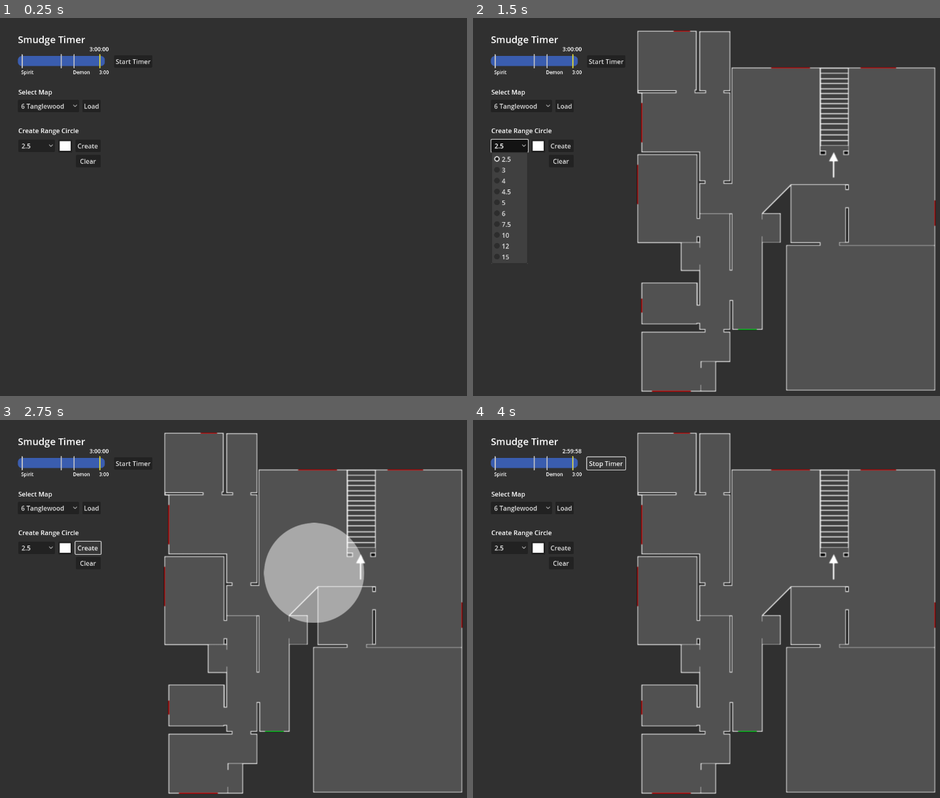
Above: before the commit, frames 1-4 (two rows, left to right).
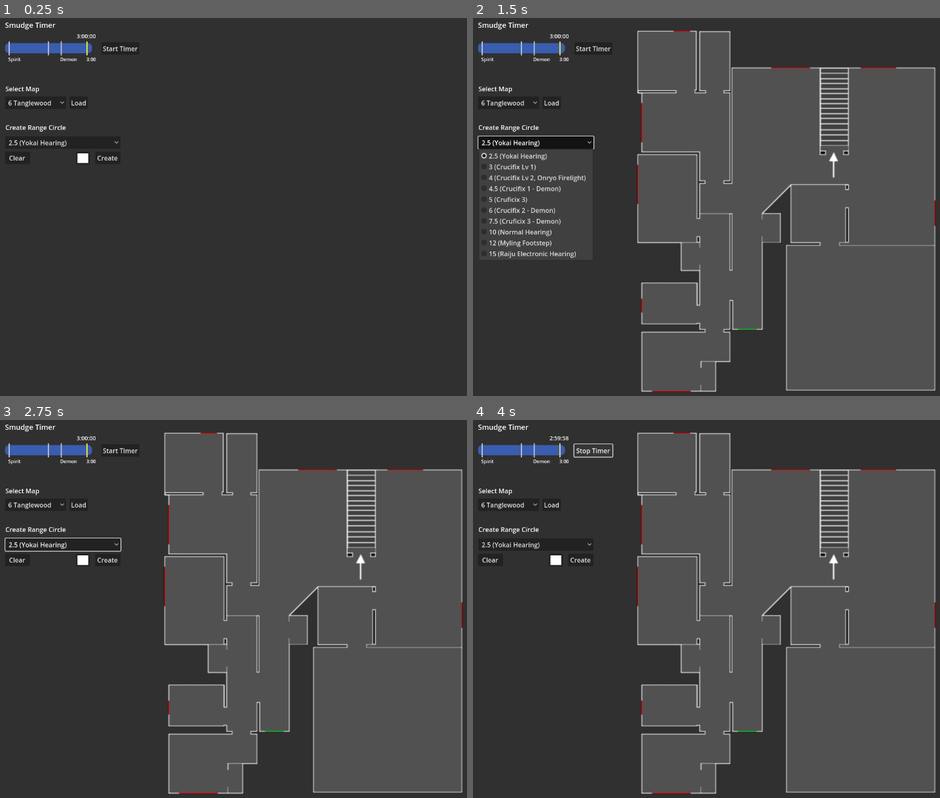
Above: after the commit, the same moments.

Repository: Mayfieldtechnologies/Phasmophobia_Utility
Game: Godot game, scene res://Scenes/UI_Scenes/main.tscn
The game is run twice, just before and just after one commit, with the same random seed, the same clock (stepped at 60 frames per second) and the same inputs.
Inputs:
- Up to frame 1 (0.25 s): no input
- Up to frame 2 (1.5 s): click "Load" at 0.5 s; click "2.5" (after the commit: "2.5 (Yokai Hearing)") at 1.25 s
- Up to frame 3 (2.75 s): click "Create" at 2 s
- Up to frame 4 (4 s): click "Clear" at 2.75 s; click "Start Timer" at 3.5 s

The runs differ from the first frame. In frame 1, 2.2% of the frame differs, in the area x 1-33%, y 1-39%; in frame 2, 3.9%; in frame 3, 6.8%, in the area x 0-79%, y 1-54%; in frame 4, 2.3%.

Commit message:
More UI Updates

Diff:
--- a/Scenes/UI_Scenes/Scripts/Timer_new.gd
+++ b/Scenes/UI_Scenes/Scripts/Timer_new.gd
@@ -4,7 +4,6 @@
 # Get Timer
 @onready var CountdownTimer = $timerCountdown
 var timeCompare
-var timeNow
 
 # Frame Calculation
 var timeStart = 180.0
@@ -84,20 +83,13 @@
 func _on_button_pressed():
 	CountdownTimer.start()
 
-
 	startTimer = !startTimer
 	if startTimer == true:
-		NodeTimeIndicator.position.x = xStart
-		currTime = timeStart
-		timeNow = currTime
-		NodeStartButton.text = "Stop Timer"
-		NodeGhostTimerEnded.text = ""
-		currGhost = "Demon"
-		currBreakpoint = dictGhosts[currGhost]
+		ResetTimer()
 	else:
 		NodeStartButton.text = "Start Timer"
 
-func _process(delta):
+func _process(_delta):
 	if startTimer == true:
 
 		timeCompare = currTime
@@ -111,29 +103,29 @@
 		if currTime > 0:
 			NodeTimeIndicator.global_position.x = xEnd + (currTime/timeStart)*TotalDistance
 
-func checkTime(currSecond):
-	if currSecond == currBreakpoint + 12:
+func checkTime(currCheck):
+	if currCheck == currBreakpoint + 12:
 		TimerAudio.stream = dictSounds["start_"+currGhost]
 		TimerAudio.play()
-	elif currSecond == currBreakpoint + 10:
+	elif currCheck == currBreakpoint + 10:
 		TimerAudio.stream = count_10
 		TimerAudio.play()
-	elif currSecond == currBreakpoint + 5:
+	elif currCheck == currBreakpoint + 5:
 		TimerAudio.stream = count_5
 		TimerAudio.play()
-	elif currSecond == currBreakpoint + 4:
+	elif currCheck == currBreakpoint + 4:
 		TimerAudio.stream = count_4
 		TimerAudio.play()
-	elif currSecond == currBreakpoint + 3:
+	elif currCheck == currBreakpoint + 3:
 		TimerAudio.stream = count_3
 		TimerAudio.play()
-	elif currSecond == currBreakpoint + 2:
+	elif currCheck == currBreakpoint + 2:
 		TimerAudio.stream = count_2
 		TimerAudio.play()
-	elif currSecond == currBreakpoint + 1:
+	elif currCheck == currBreakpoint + 1:
 		TimerAudio.stream = count_1
 		TimerAudio.play()
-	elif currSecond == currBreakpoint:
+	elif currCheck == currBreakpoint:
 			print(currGhost + " Breakpoint")
 			NodeGhostTimerEnded.text = currGhost + " Timer Ended"
 
@@ -147,6 +139,7 @@
 			currBreakpoint = dictGhosts[currGhost]
 
 func UpdateTimeString():
+	# Parse Min, Sec, MS from seconds
 	currMin = abs(int(currTime / 60))
 	currSecond = abs(int(currTime) % 60)
 	currMS = abs(int((currTime - int(currTime)) * 1000))
@@ -158,3 +151,18 @@
 	currTimeString = negativestring + str(currMin).pad_zeros(1) + ":" + str(currSecond).pad_zeros(2) + ":" + str(currMS).left(2)
 
 	NodeTimeCurrent.text = currTimeString
+
+func ResetTimer():
+	# Reset Time Indicator
+	NodeTimeIndicator.position.x = xStart
+
+	# Reset currTime
+	currTime = timeStart
+
+	# Reset Labels
+	NodeStartButton.text = "Stop Timer"
+	NodeGhostTimerEnded.text = ""
+
+	# Reset Ghost Reference
+	currGhost = "Demon"
+	currBreakpoint = dictGhosts[currGhost]
--- a/Scenes/UI_Scenes/Timer.tscn
+++ b/Scenes/UI_Scenes/Timer.tscn
@@ -7,7 +7,7 @@
 [ext_resource type="Texture2D" uid="uid://bw7pr5640layh" path="res://Scenes/UI_Scenes/Sprites/TimePlaceholder.png" id="3_rfde4"]
 
 [sub_resource type="LabelSettings" id="LabelSettings_2vvqo"]
-font_size = 24
+font_size = 18
 
 [node name="CountdownTimer" type="Control"]
 layout_mode = 3
@@ -20,8 +20,8 @@
 
 [node name="SmudgeTimerHeader" type="Label" parent="."]
 layout_mode = 0
-offset_right = 167.0
-offset_bottom = 34.0
+offset_right = 126.0
+offset_bottom = 26.0
 text = "Smudge Timer"
 label_settings = SubResource("LabelSettings_2vvqo")
 
--- a/Scenes/UI_Scenes/main.tscn
+++ b/Scenes/UI_Scenes/main.tscn
@@ -13,10 +13,10 @@
 [node name="MapSelect" type="Node" parent="."]
 
 [node name="MapDropdownButton" type="OptionButton" parent="MapSelect"]
-offset_left = 64.0
-offset_top = 223.0
-offset_right = 216.0
-offset_bottom = 254.0
+offset_left = 32.0
+offset_top = 215.0
+offset_right = 184.0
+offset_bottom = 246.0
 item_count = 1
 selected = 0
 popup/item_0/text = "6 Tanglewood"
@@ -24,83 +24,83 @@
 metadata/_edit_use_anchors_ = true
 
 [node name="MapLoad" type="Button" parent="MapSelect"]
-offset_left = 224.0
-offset_top = 223.0
-offset_right = 270.0
-offset_bottom = 254.0
+offset_left = 192.0
+offset_top = 215.0
+offset_right = 238.0
+offset_bottom = 246.0
 text = "Load"
 script = ExtResource("1_hxip5")
 metadata/_edit_use_anchors_ = true
 
 [node name="MapSelectHeader" type="RichTextLabel" parent="MapSelect"]
-offset_left = 65.0
-offset_top = 192.0
-offset_right = 159.0
-offset_bottom = 219.0
+offset_left = 33.0
+offset_top = 184.0
+offset_right = 127.0
+offset_bottom = 211.0
 text = "Select Map"
 metadata/_edit_use_anchors_ = true
 
 [node name="RangeSelect" type="Node" parent="."]
 
 [node name="RangeDropdown" type="OptionButton" parent="RangeSelect"]
-offset_left = 65.0
-offset_top = 322.0
-offset_right = 156.0
-offset_bottom = 353.0
+offset_left = 33.0
+offset_top = 314.0
+offset_right = 319.0
+offset_bottom = 345.0
 item_count = 10
 selected = 0
-popup/item_0/text = "2.5"
+popup/item_0/text = "2.5 (Yokai Hearing)"
 popup/item_0/id = 0
-popup/item_1/text = "3"
+popup/item_1/text = "3 (Crucifix Lv 1)"
 popup/item_1/id = 1
-popup/item_2/text = "4"
+popup/item_2/text = "4 (Crucifix Lv 2, Onryo Firelight)"
 popup/item_2/id = 2
-popup/item_3/text = "4.5"
+popup/item_3/text = "4.5 (Crucifix 1 - Demon)"
 popup/item_3/id = 3
-popup/item_4/text = "5"
+popup/item_4/text = "5 (Cruficix 3)"
 popup/item_4/id = 4
-popup/item_5/text = "6"
+popup/item_5/text = "6 (Crucifix 2 - Demon)"
 popup/item_5/id = 5
-popup/item_6/text = "7.5"
+popup/item_6/text = "7.5 (Cruficix 3 - Demon)"
 popup/item_6/id = 6
-popup/item_7/text = "10"
+popup/item_7/text = "10 (Normal Hearing)"
 popup/item_7/id = 7
-popup/item_8/text = "12"
+popup/item_8/text = "12 (Myling Footstep)"
 popup/item_8/id = 8
-popup/item_9/text = "15"
+popup/item_9/text = "15 (Raiju Electronic Hearing)"
 popup/item_9/id = 9
 metadata/_edit_use_anchors_ = true
 
+[node name="RangeSelectHeader" type="RichTextLabel" parent="RangeSelect"]
+offset_left = 33.0
+offset_top = 280.0
+offset_right = 189.0
+offset_bottom = 308.0
+text = "Create Range Circle"
+metadata/_edit_use_anchors_ = true
+
 [node name="RangeCreate" type="Button" parent="RangeSelect"]
-offset_left = 207.0
-offset_top = 322.0
-offset_right = 270.0
-offset_bottom = 353.0
+offset_left = 256.0
+offset_top = 352.0
+offset_right = 319.0
+offset_bottom = 383.0
 text = "Create"
 script = ExtResource("3_0a2ed")
 metadata/_edit_use_anchors_ = true
 
-[node name="RangeSelectHeader" type="RichTextLabel" parent="RangeSelect"]
-offset_left = 65.0
-offset_top = 288.0
-offset_right = 221.0
-offset_bottom = 316.0
-text = "Create Range Circle"
-metadata/_edit_use_anchors_ = true
-
 [node name="RangeColor" type="ColorPickerButton" parent="RangeSelect"]
-offset_left = 164.0
-offset_top = 322.0
-offset_right = 199.0
-offset_bottom = 354.0
+offset_left = 208.0
+offset_top = 352.0
+offset_right = 243.0
+offset_bottom = 384.0
 color = Color(1, 1, 1, 1)
 metadata/_edit_use_anchors_ = true
 
 [node name="RangeClear" type="Button" parent="RangeSelect"]
-offset_left = 208.0
-offset_top = 360.0
-offset_right = 270.0
-offset_bottom = 391.0
+offset_left = 32.0
+offset_top = 352.0
+offset_right = 94.0
+offset_bottom = 383.0
 text = "Clear"
 script = ExtResource("3_ccbbd")
 metadata/_edit_use_anchors_ = true
@@ -119,10 +119,10 @@
 metadata/_edit_lock_ = true
 
 [node name="CountdownTimer" parent="." instance=ExtResource("6_3hylg")]
-offset_left = 64.0
-offset_top = 56.0
-offset_right = 64.0
-offset_bottom = 56.0
+offset_left = 32.0
+offset_top = 24.0
+offset_right = 32.0
+offset_bottom = 24.0
 
 [node name="locMapSpawn" type="Node" parent="."]
 metadata/global_position = Vector2(800, 500)
--- a/_scripts/New_Range_Create.gd
+++ b/_scripts/New_Range_Create.gd
@@ -23,34 +23,34 @@
 
 @onready var dictScene = {
 	"1": "res://Scenes/Distance_Scenes/1m.tscn",
-	"2.5": "res://Scenes/Distance_Scenes/2.5m.tscn",
-	"3": "res://Scenes/Distance_Scenes/3m.tscn",
-	"4": "res://Scenes/Distance_Scenes/4m.tscn",
-	"4.5": "res://Scenes/Distance_Scenes/4_5m.tscn",
-	"5": "res://Scenes/Distance_Scenes/5m.tscn",
-	"6": "res://Scenes/Distance_Scenes/6m.tscn",
-	"7.5": "res://Scenes/Distance_Scenes/7_5m.tscn",
-	"10": "res://Scenes/Distance_Scenes/10m.tscn",
-	"12": "res://Scenes/Distance_Scenes/12m.tscn",
-	"15": "res://Scenes/Distance_Scenes/15m.tscn"
+	"2.5 (Yokai Hearing)": "res://Scenes/Distance_Scenes/2.5m.tscn",
+	"3 (Crucifix Lv 1)": "res://Scenes/Distance_Scenes/3m.tscn",
+	"4 (Crucifix Lv 2, Onryo Firelight)": "res://Scenes/Distance_Scenes/4m.tscn",
+	"4.5 (Crucifix 1 - Demon)": "res://Scenes/Distance_Scenes/4_5m.tscn",
+	"5 (Cruficix 3)": "res://Scenes/Distance_Scenes/5m.tscn",
+	"6 (Crucifix 2 - Demon)": "res://Scenes/Distance_Scenes/6m.tscn",
+	"7.5 (Cruficix 3 - Demon)": "res://Scenes/Distance_Scenes/7_5m.tscn",
+	"10 (Normal Hearing)": "res://Scenes/Distance_Scenes/10m.tscn",
+	"12 (Myling Footstep)": "res://Scenes/Distance_Scenes/12m.tscn",
+	"15 (Raiju Electronic Hearing)": "res://Scenes/Distance_Scenes/15m.tscn"
 }
 
 
 
 func _on_pressed():
 	var selected_range_index = RangeDropdown.selected
-	selected_range_value = float(RangeDropdown.get_item_text(selected_range_index))
+	selected_range_value = RangeDropdown.get_item_text(selected_range_index)
 
 	LoadRange()
 
 func LoadRange():
-	#var sceneRange = load("res://Scenes/Distance_Scenes/1m.tscn")
-	var distToLoad = dictScene[str(selected_range_value)]
+
+	var distToLoad = dictScene[selected_range_value]
 	var sceneRange = load(distToLoad)
 	var instRange = sceneRange.instantiate()
 
 	RangeCircles.add_child(instRange)
-	#instRange.global_scale = Vector2(selected_range_value*2,selected_range_value*2)
+
 	instRange.global_position = Vector2(800,400)
 
 	instRange.modulate = RangeColor.color
